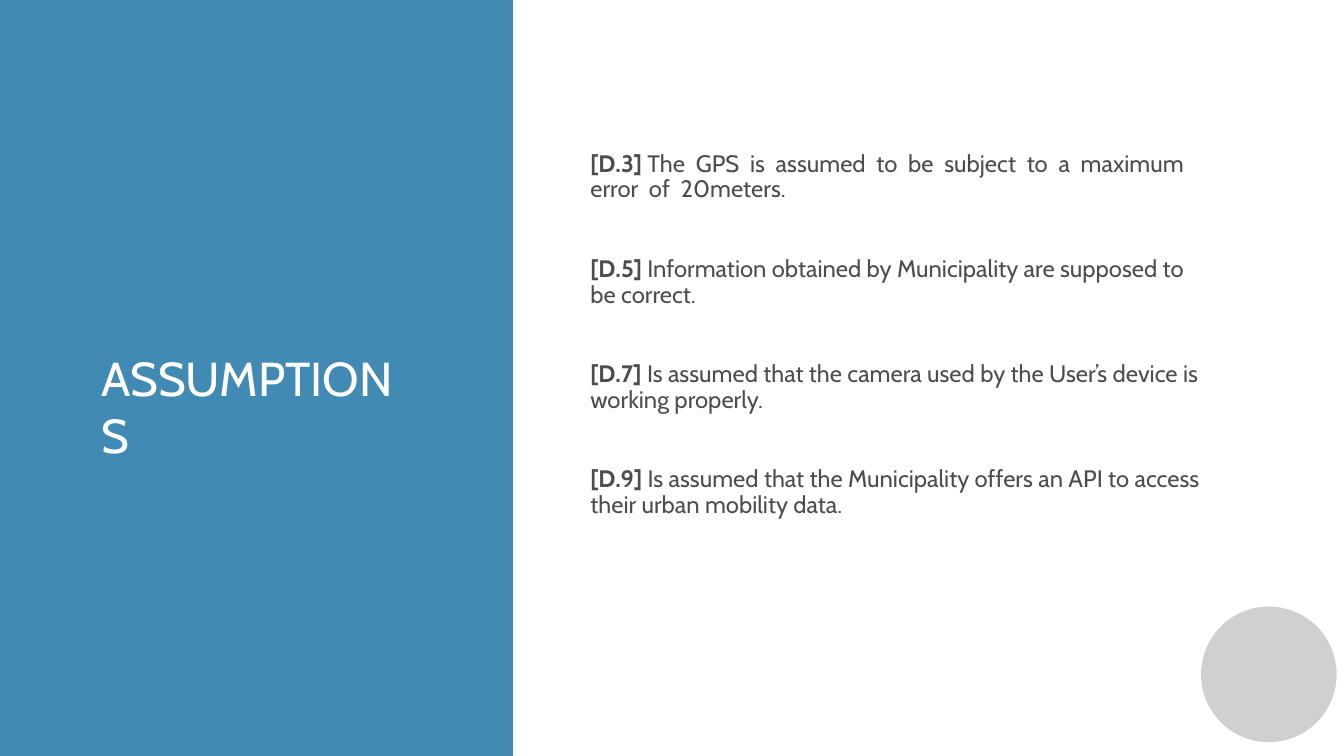
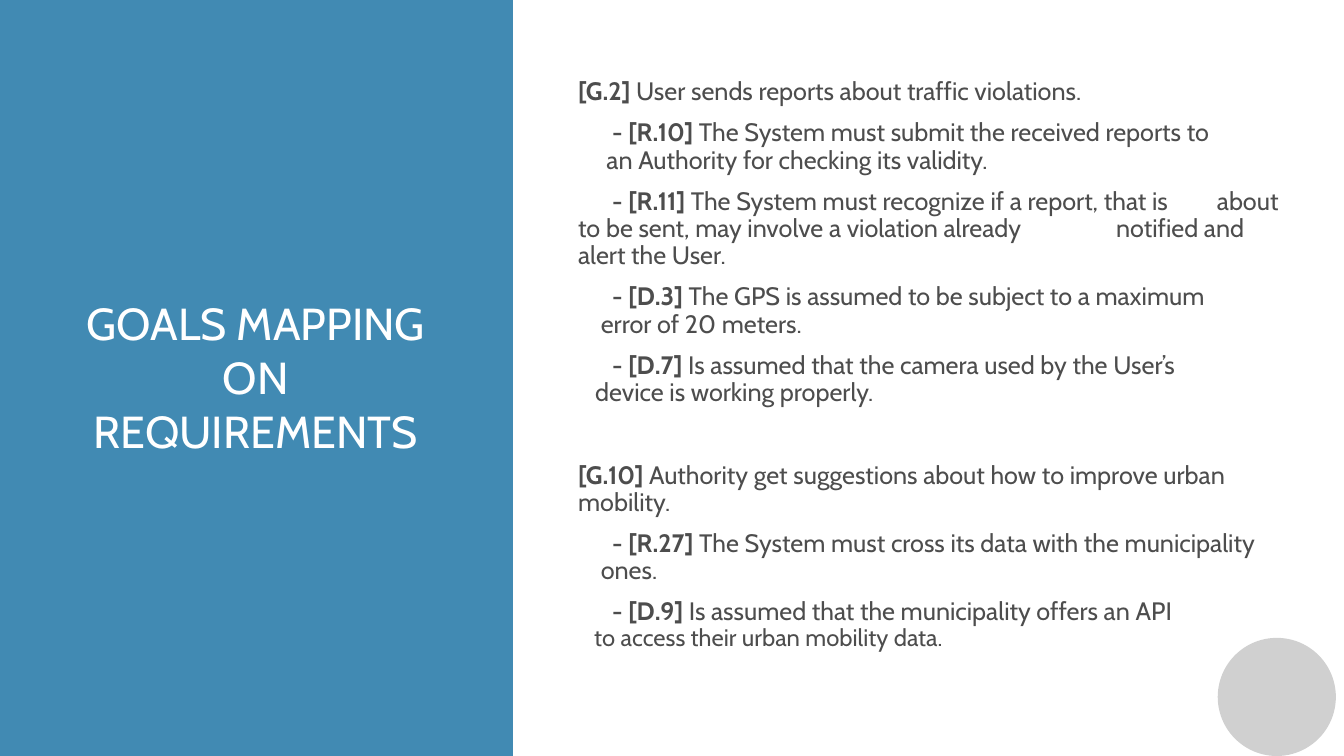
Before and after one commit to manuelsalamino/SoftwareEngineering2-Project, a slide deck: slide 7 of Presentazione standard3.pptx. Drawn at 1344x756 pixels with LibreOffice and Linux fonts; fonts in the diff are those of the drawing; grey boxes stand for pictures; background and template pictures are left out. Boxes give left, top, right and bottom in pixels: in the first picture for what was removed or moved away, otherwise in the second. Text is boxed around its words. In the diff, an @@ line names an element or a change of style, - is before the commit and + after.

Commit message:
final version

```diff
--- a/Presentazione standard3.pptx
+++ b/Presentazione standard3.pptx
@@ text at (578,81,1279,652): text changed; size 17 to 18 pt @@
-[D.3] The GPS is assumed to be subject to a maximum error of 20meters.
-[D.5] Information obtained by Municipality are supposed to be correct.
-[D.7] Is assumed that the camera used by the User’s device is working properly.
-[D.9] Is assumed that the Municipality offers an API to access their urban mobility data.
+[G.2] User sends reports about traffic violations.
+- [R.10] The System must submit the received reports to an Authority for checking its validity.
+- [R.11] The System must recognize if a report, that is about to be sent, may involve a violation already notified and alert the User.
+- [D.3] The GPS is assumed to be subject to a maximum error of 20 meters.
+- [D.7] Is assumed that the camera used by the User’s device is working properly.
+[G.10] Authority get suggestions about how to improve urban mobility.
+- [R.27] The System must cross its data with the municipality ones.
+- [D.9] Is assumed that the municipality offers an API to access their urban mobility data.
@@ text at (86,308,425,449): text changed; size 34 to 32 pt @@
-ASSUMPTIONS
+GOALS MAPPING ON REQUIREMENTS
@@ picture: place and size @@
-picture at (1202,607,1338,743)
+picture at (1218,638,1336,756)
```
Also in this commit, not shown: 15 other slides changed.
